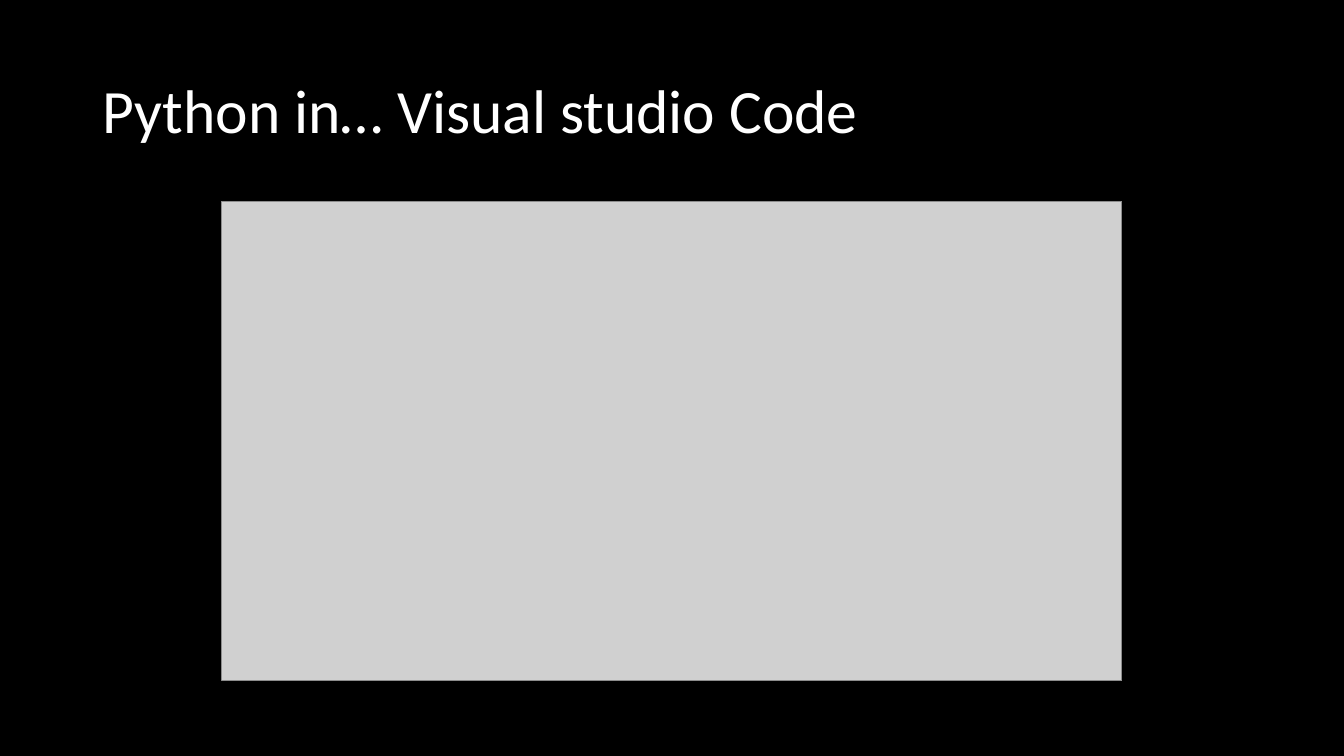
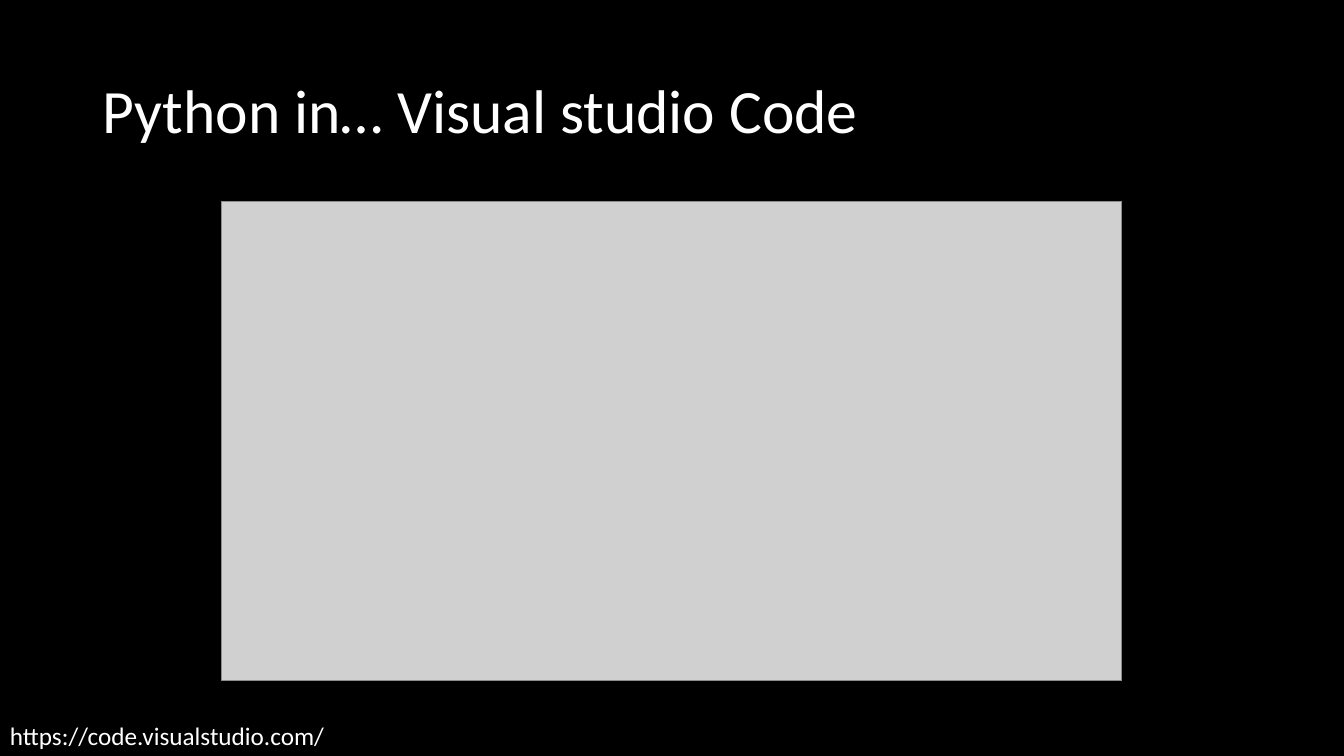
Before and after one commit to mike-babb/intro_to_python, a slide deck: slide 11 of Introduction to Python.pptx. Drawn at 1344x756 pixels with LibreOffice and Linux fonts; fonts in the diff are those of the drawing; grey boxes stand for pictures. Boxes give left, top, right and bottom in pixels: in the first picture for what was removed or moved away, otherwise in the second. Text is boxed around its words. In the diff, an @@ line names an element or a change of style, - is before the commit and + after.

```diff
--- a/Introduction to Python.pptx
+++ b/Introduction to Python.pptx
@@ text added at box(10, 727, 324, 749), 18 pt, text #FFFFFF @@
+https://code.visualstudio.com/
```
Also in this commit, not shown: 4 other slides changed, 3 other files.
